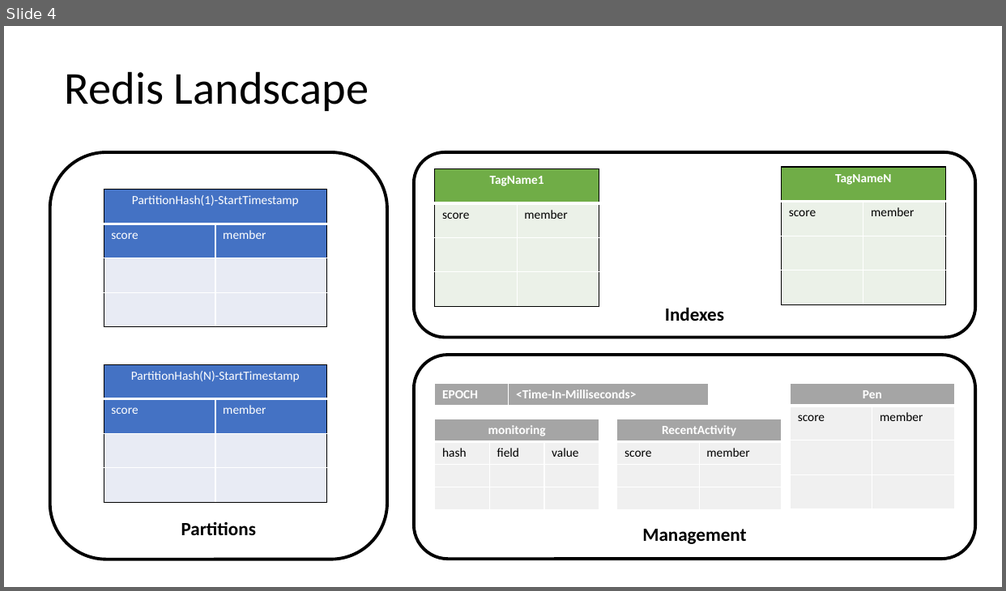
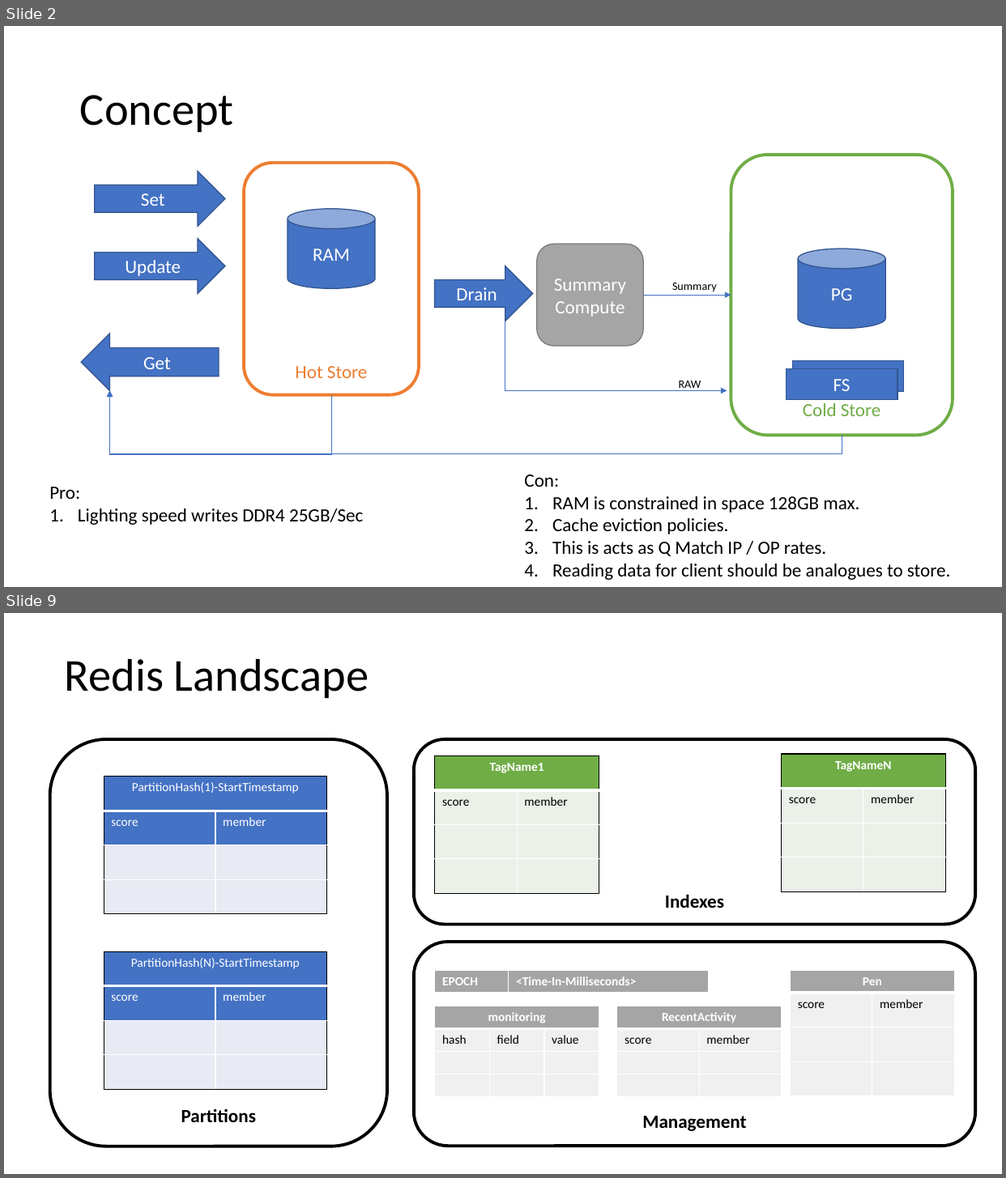
Before and after one commit to LRagji/redis-lsm-timeseries, a slide deck: docs/concept.pptx. Shown one above the other, each under a label of ours: slide 4 before the commit, slides 2 and 9 after it; the slides between them are not shown. The pictures are 1006x591 and 1006x1178 pixels, drawn with LibreOffice and Linux fonts; fonts in the diff are those of the drawing. Boxes give left, top, right and bottom in pixels: in the first picture for what was removed or moved away, otherwise in the second. Text is boxed around its words. In the diff, an @@ line names an element or a change of style, - is before the commit and + after.

```diff
--- a/docs/concept.pptx
+++ b/docs/concept.pptx
@@ slide 2 added at (x1=4, y1=26, x2=1002, y2=587), background #FFFFFF @@
@@ title added at (x1=80, y1=95, x2=234, y2=132), 44 pt, text #000000 @@
+Concept
@@ right arrow added at (x1=95, y1=171, x2=225, y2=226), fill #4472C4, outline #325491 1 pt, 18 pt, text #FFFFFF @@
+Set
@@ rounded rectangle added at (x1=244, y1=163, x2=419, y2=396), outline #ED7D31 3 pt, 18 pt, text #ED7D31 @@
+Hot Store
@@ rounded rectangle added at (x1=731, y1=155, x2=953, y2=436), outline #70AD47 3 pt, 18 pt, text #70AD47 @@
+Cold Store
@@ cylinder added at (x1=288, y1=209, x2=375, y2=288), fill #4472C4, outline #325491 1 pt, 18 pt, text #FFFFFF @@
+RAM
@@ right arrow added at (x1=95, y1=238, x2=225, y2=293), fill #4472C4, outline #325491 1 pt, 18 pt, text #FFFFFF @@
+Update
@@ rounded rectangle added at (x1=537, y1=244, x2=643, y2=346), fill #A5A5A5, outline #7A7A7A 1 pt, 18 pt, text #FFFFFF @@
+Summary Compute
@@ right arrow added at (x1=434, y1=267, x2=533, y2=321), fill #4472C4, outline #325491 1 pt, 18 pt, text #FFFFFF @@
+Drain
@@ cylinder added at (x1=799, y1=249, x2=886, y2=329), fill #4472C4, outline #325491 1 pt, 18 pt, text #FFFFFF @@
+PG
@@ text added at (x1=672, y1=283, x2=717, y2=292), 11 pt, text #000000 @@
+Summary
@@ arrow added from (643, 295) to (731, 295), #4472C4 0.5 pt @@
@@ left arrow added at (x1=81, y1=334, x2=219, y2=391), fill #4472C4, outline #325491 1 pt, 18 pt, text #FFFFFF @@
+Get
@@ elbow arrow added from (505, 321) to (727, 391), #4472C4 0.5 pt @@
@@ rectangle added at (x1=792, y1=361, x2=904, y2=392), fill #4472C4, outline #325491 1 pt, 18 pt, text #FFFFFF @@
+FS
@@ text added at (x1=679, y1=381, x2=701, y2=391), 11 pt, text #000000 @@
+RAW
@@ rectangle added at (x1=786, y1=369, x2=898, y2=400), fill #4472C4, outline #325491 1 pt, 18 pt, text #FFFFFF @@
+FS
@@ elbow arrow added from (842, 436) to (109, 391), #4472C4 0.5 pt @@
@@ elbow arrow added from (331, 395) to (109, 391), #4472C4 0.5 pt @@
@@ text added at (x1=49, y1=487, x2=363, y2=525), 18 pt, text #000000 @@
+Pro:
+1. Lighting speed writes DDR4 25GB/Sec
@@ text added at (x1=524, y1=475, x2=950, y2=580), 18 pt, text #000000 @@
+Con:
+1. RAM is constrained in space 128GB max.
+2. Cache eviction policies.
+3. This is acts as Q Match IP / OP rates.
+4. Reading data for client should be analogues to store.
@@ what was slide 4 is now slide 9 @@
```
Also in this commit, not shown: 2 slides changed, 5 other slides added, 2 slides removed.
